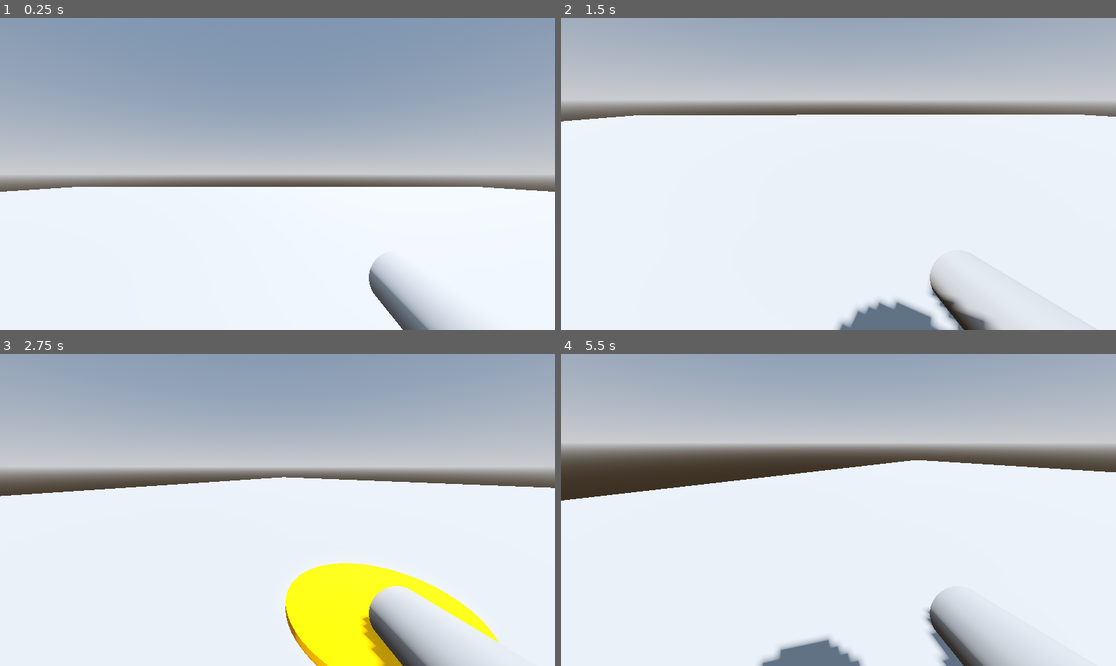
Above: before the commit, frames 1-4 (two rows, left to right).
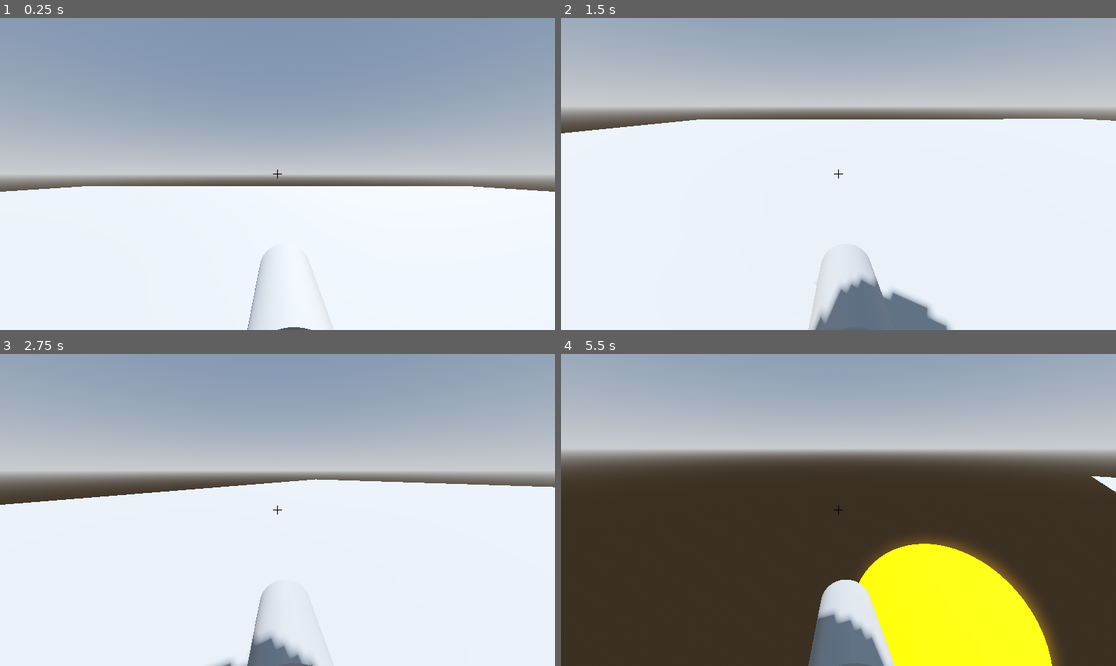
Above: after the commit, the same moments.

Repository: Zawaer/coin-thing
Game: Godot game, scene res://main.tscn
Same seed, same stepped clock (60 frames per second), same inputs: the game is played once before the commit and once after it.
Inputs (mouse positions are in pixels of both pictures, inside the frame that each line leads up to):
- Up to frame 1 (0.25 s): no input
- Up to frame 2 (1.5 s): tap Enter (ui_accept) at 0.5, 0.77 s; move the mouse to (960, 158) at 0.52 s; hold D (right) 0.53-1.28 s; hold Ctrl (sprint, bound only after the commit) 0.53-1.28 s; click (960, 158) at 0.67 s; move the mouse to (810, 174) at 1.27 s; hold W (forward) from 1.28 s (still down); tap Ctrl (sprint, bound only after the commit) at 1.35 s; click (810, 174) at 1.42 s
- Up to frame 3 (2.75 s): keep holding W (forward); tap Enter (ui_accept) at 1.52 s; move the mouse to (288, 503) at 2.02 s; hold Ctrl (sprint, bound only after the commit) from 2.03 s (still down); click (288, 503) at 2.17 s
- Up to frame 4 (5.5 s): keep holding W (forward); move the mouse to (832, 516) at 2.77 s; release Ctrl (sprint, bound only after the commit) at 2.78 s; tap Ctrl (sprint, bound only after the commit) at 2.85, 4.35 s; click (832, 516) at 2.92 s; tap Enter (ui_accept) at 3.02, 3.77, 4.52 s; move the mouse to (877, 513) at 3.52 s; hold Ctrl (sprint, bound only after the commit) 3.53-4.28 s; click (877, 513) at 3.67 s; move the mouse to (794, 506) at 4.27 s; click (794, 506) at 4.42 s; move the mouse to (844, 510) at 5.02 s; hold Ctrl (sprint, bound only after the commit) from 5.03 s (still down); click (844, 510) at 5.17 s

The runs differ from the first frame. In frame 1, 2.4% of the frame differs, in the area x 1-99%, y 48-100%; in frame 2, 9.3%; in frame 3, 13%; in frame 4, 64%, in the area x 0-100%, y 28-100%.

Commit message:
Enhance player controls and add crosshair texture; update physics settings

Diff:
--- a/game/main.tscn
+++ b/game/main.tscn
@@ -1,8 +1,9 @@
-[gd_scene load_steps=11 format=3 uid="uid://dl8uit8tl7ysn"]
+[gd_scene load_steps=12 format=3 uid="uid://dl8uit8tl7ysn"]
 
 [ext_resource type="Script" uid="uid://ejayi0xckqfg" path="res://player.gd" id="1_ig7tw"]
 [ext_resource type="PackedScene" uid="uid://bc248dop0l2sc" path="res://coin.tscn" id="2_0xm2m"]
 [ext_resource type="PackedScene" uid="uid://crfr8kh16wsq5" path="res://pipe.tscn" id="2_h2yge"]
+[ext_resource type="Texture2D" uid="uid://ckhaitpf72diw" path="res://crosshair.png" id="4_1bvp3"]
 
 [sub_resource type="ProceduralSkyMaterial" id="ProceduralSkyMaterial_7dm0k"]
 sky_horizon_color = Color(0.66224277, 0.6717428, 0.6867428, 1)
@@ -62,6 +63,14 @@
 transform = Transform3D(1, 0, 0, 0, 1, 0, 0, 0, 1, 0, 0.63033867, 0)
 
 [node name="Camera3D" type="Camera3D" parent="CharacterBody3D/Neck"]
+fov = 80.0
 
 [node name="Pipe" parent="CharacterBody3D/Neck/Camera3D" instance=ExtResource("2_h2yge")]
-transform = Transform3D(0.5, 0, 0, 0, 0.5, 0, 0, 0, 0.5, 1.0733545, -1.4346948, -1.3308245)
+transform = Transform3D(0.5, 0, 0, 0, 0.5, 0, 0, 0, 0.5, 0.07335448, -1.4346948, -1.3308245)
+
+[node name="TextureRect" type="TextureRect" parent="CharacterBody3D/Neck/Camera3D"]
+offset_left = 566.0
+offset_top = 314.0
+offset_right = 586.0
+offset_bottom = 334.0
+texture = ExtResource("4_1bvp3")
--- a/game/player.gd
+++ b/game/player.gd
@@ -1,9 +1,11 @@
 extends CharacterBody3D
 
-const SPEED = 5.0
+const NORMAL_SPEED = 8.0
+const SPRINT_SPEED = 14.0
 const JUMP_VELOCITY = 4.5
 @export var coin_scene: PackedScene   # Assign Coin.tscn in the inspector
 @export var shoot_force: float = 10.0
+@export var spin_strength: float = 6.0
 
 @onready var neck := $Neck
 @onready var camera := $Neck/Camera3D
@@ -21,7 +23,7 @@
 		if event is InputEventMouseMotion:
 			neck.rotate_y(-event.relative.x * 0.01)
 			camera.rotate_x(-event.relative.y * 0.01)
-			camera.rotation.x = clamp(camera.rotation.x, deg_to_rad(-60), deg_to_rad(60))
+			camera.rotation.x = clamp(camera.rotation.x, deg_to_rad(-90), deg_to_rad(90))
 
 	# Left click to shoot
 	if event is InputEventMouseButton and event.pressed and event.button_index == MOUSE_BUTTON_LEFT:
@@ -38,13 +40,27 @@
 
 	# Movement (WASD)
 	var input_dir := Input.get_vector("left", "right", "forward", "backward")
-	var direction = (neck.transform.basis * Vector3(input_dir.x, 0, input_dir.y)).normalized()
-	if direction:
-		velocity.x = direction.x * SPEED
-		velocity.z = direction.z * SPEED
+	var direction = (neck.transform.basis * Vector3(input_dir.x, 0, input_dir.y))
+	# Only normalize when there's input to avoid producing NaNs/zero-ops
+	if direction.length() > 0.001:
+		direction = direction.normalized()
 	else:
-		velocity.x = move_toward(velocity.x, 0, SPEED)
-		velocity.z = move_toward(velocity.z, 0, SPEED)
+		direction = Vector3.ZERO
+
+	# Use an input action for sprinting (configure "sprint" in Project Settings -> Input Map)
+	var is_sprinting = Input.is_action_pressed("sprint")
+	var real_speed = SPRINT_SPEED if is_sprinting else NORMAL_SPEED
+
+	# Smooth acceleration / deceleration instead of snapping. Use a higher accel on ground.
+	var accel = 50.0 if is_on_floor() else 20.0
+
+	var target = direction * real_speed
+
+	# Smooth the horizontal velocity as a vector to avoid axis-wise artifacts
+	var horizontal = Vector3(velocity.x, 0, velocity.z)
+	horizontal = horizontal.move_toward(target, accel * delta)
+	velocity.x = horizontal.x
+	velocity.z = horizontal.z
 
 	move_and_slide()
 
@@ -53,12 +69,28 @@
 		return
 
 	var coin = coin_scene.instantiate()
+	# Add to the scene first, then set transform/velocity deferred so the physics server sees a clean spawn
 	get_tree().current_scene.add_child(coin)
 
-	# Spawn in front of the pipe
-	var spawn_pos = pipe.global_position + (-pipe.global_transform.basis.z.normalized() * 0.5)
-	coin.global_position = spawn_pos
+	# Compute forward direction from the pipe
+	var direction = -pipe.global_transform.basis.z.normalized()
 
-	# Apply impulse forward
-	var direction = -pipe.global_transform.basis.z.normalized()
-	coin.apply_central_impulse(direction * shoot_force)
+	# Spawn a bit further out and slightly above the pipe to avoid initial overlaps with geometry or the player
+	var spawn_pos = pipe.global_position + (direction * 1.0) + Vector3(0, 0.45, 0)
+
+	# Use deferred sets so the engine applies them safely in the next idle/physics step.
+	# This avoids lost impulses or spawning already intersecting other colliders which can cause noclip/tunneling.
+	coin.set_deferred("global_position", spawn_pos)
+	coin.set_deferred("linear_velocity", direction * shoot_force)
+	coin.set_deferred("sleeping", false)
+
+	# Give the coin a random angular velocity so it spins when shot
+	var rng = RandomNumberGenerator.new()
+	rng.randomize()
+	var rand_dir = Vector3(rng.randf_range(-1.0, 1.0), rng.randf_range(-1.0, 1.0), rng.randf_range(-1.0, 1.0))
+	if rand_dir.length() < 0.001:
+		rand_dir = Vector3(0, 1, 0)
+	else:
+		rand_dir = rand_dir.normalized()
+	var spin_speed = rng.randf_range(0.4, 1.0) * spin_strength
+	coin.set_deferred("angular_velocity", rand_dir * spin_speed)
--- a/game/project.godot
+++ b/game/project.godot
@@ -41,3 +41,13 @@
 "events": [Object(InputEventKey,"resource_local_to_scene":false,"resource_name":"","device":-1,"window_id":0,"alt_press …(192 unchanged characters)…
 ]
 }
+sprint={
+"deadzone": 0.2,
+"events": [Object(InputEventKey,"resource_local_to_scene":false,"resource_name":"","device":-1,"window_id":0,"alt_pressed":false,"shift_pressed":false,"ctrl_pressed":false,"meta_pressed":false,"pressed":false,"keycode":0,"physical_keycode":4194326,"key_label":0,"unicode":0,"location":0,"echo":false,"script":null)
+]
+}
+
+[physics]
+
+common/physics_ticks_per_second=120
+3d/physics_engine="Jolt Physics"
Binary file added: game/crosshair.png
Not shown, added: game/crosshair.png.import
